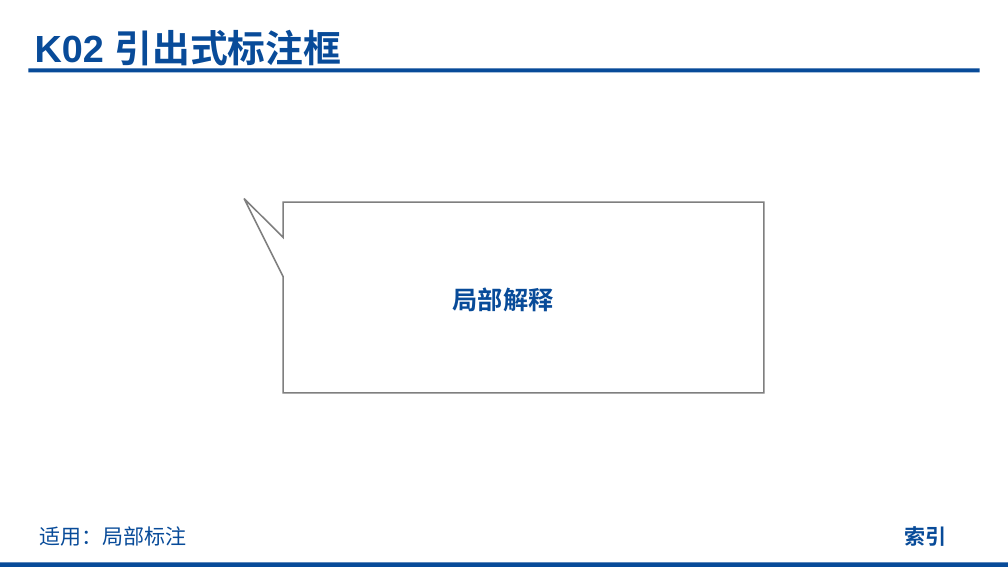
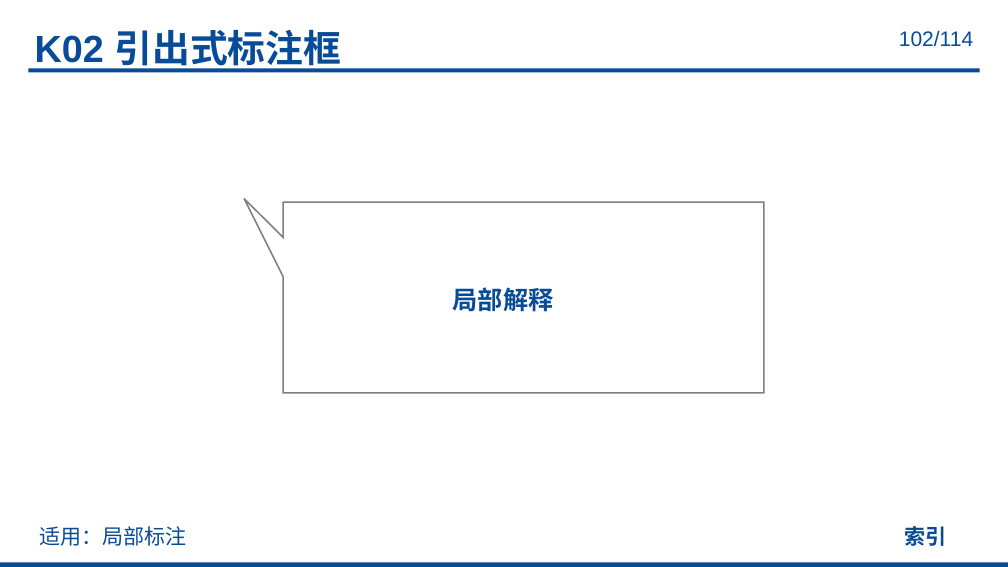
Before and after one commit to realihang/academic-ppt-skill, a slide deck: slide 102 of assets/element-reference.pptx. Drawn at 1008x567 pixels with LibreOffice and Linux fonts; fonts in the diff are those of the drawing. Boxes give left, top, right and bottom in pixels: in the first picture for what was removed or moved away, otherwise in the second. Text is boxed around its words. In the diff, an @@ line names an element or a change of style, - is before the commit and + after.

```diff
--- a/assets/element-reference.pptx
+++ b/assets/element-reference.pptx
@@ page number added at (x1=899, y1=30, x2=973, y2=47), 20 pt, text #084B99 @@
+102/114
```
Also in this commit, not shown: 113 other slides changed, 13 other files.
